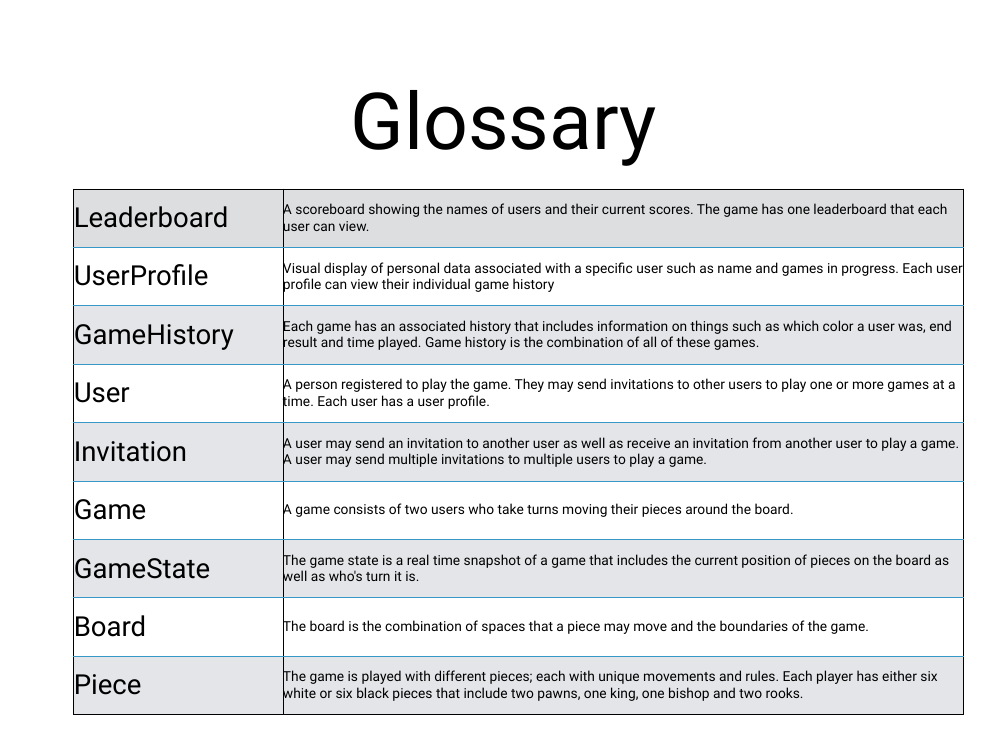
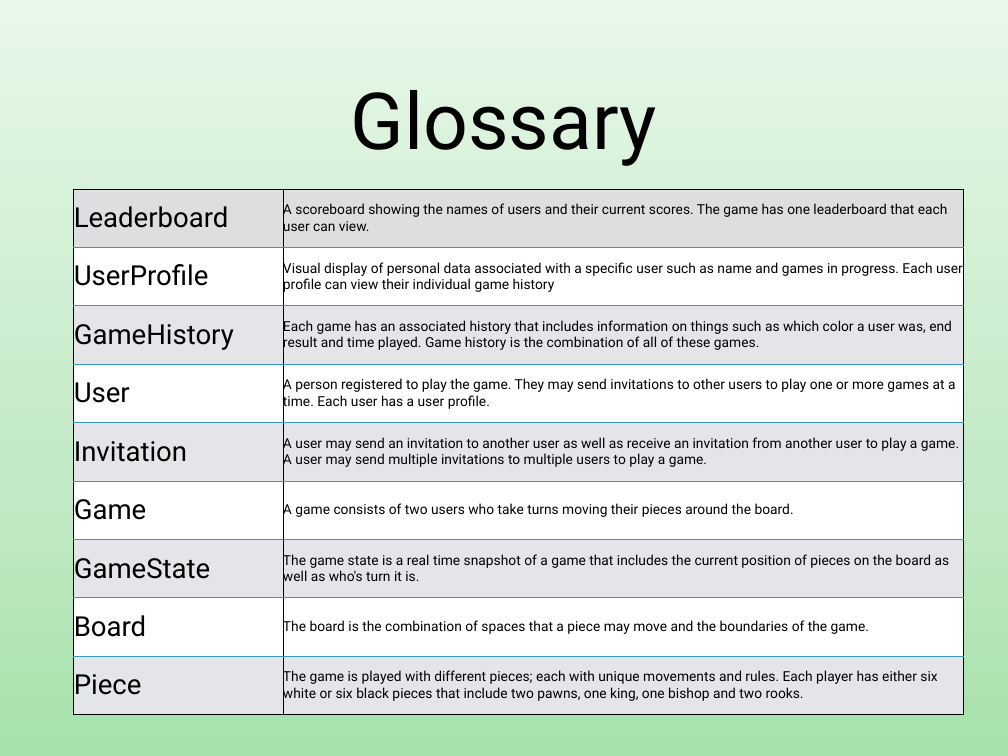
Before and after one commit to VincentC1120/cs414-f18-001-stringCheese, a slide deck: slide 3 of DomainModelPresentation.pptx. Drawn at 1008x756 pixels with LibreOffice and Linux fonts; fonts in the diff are those of the drawing. Boxes give left, top, right and bottom in pixels: in the first picture for what was removed or moved away, otherwise in the second. Text is boxed around its words. In the diff, an @@ line names an element or a change of style, - is before the commit and + after.

Commit message:
Added background color

```diff
--- a/DomainModelPresentation.pptx
+++ b/DomainModelPresentation.pptx
@@ background #FFFFFF to gradient #A6E2AB to #C1E9C5 to #E7F7E8 @@
```
Also in this commit, not shown: 1 other slide changed.
